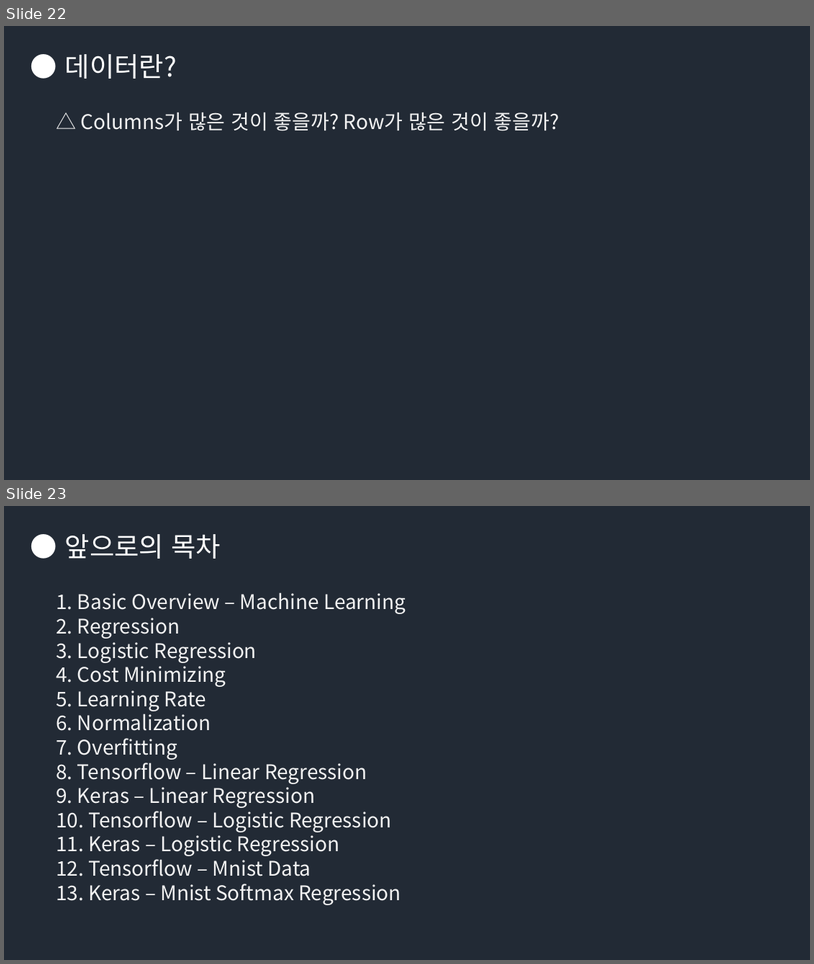
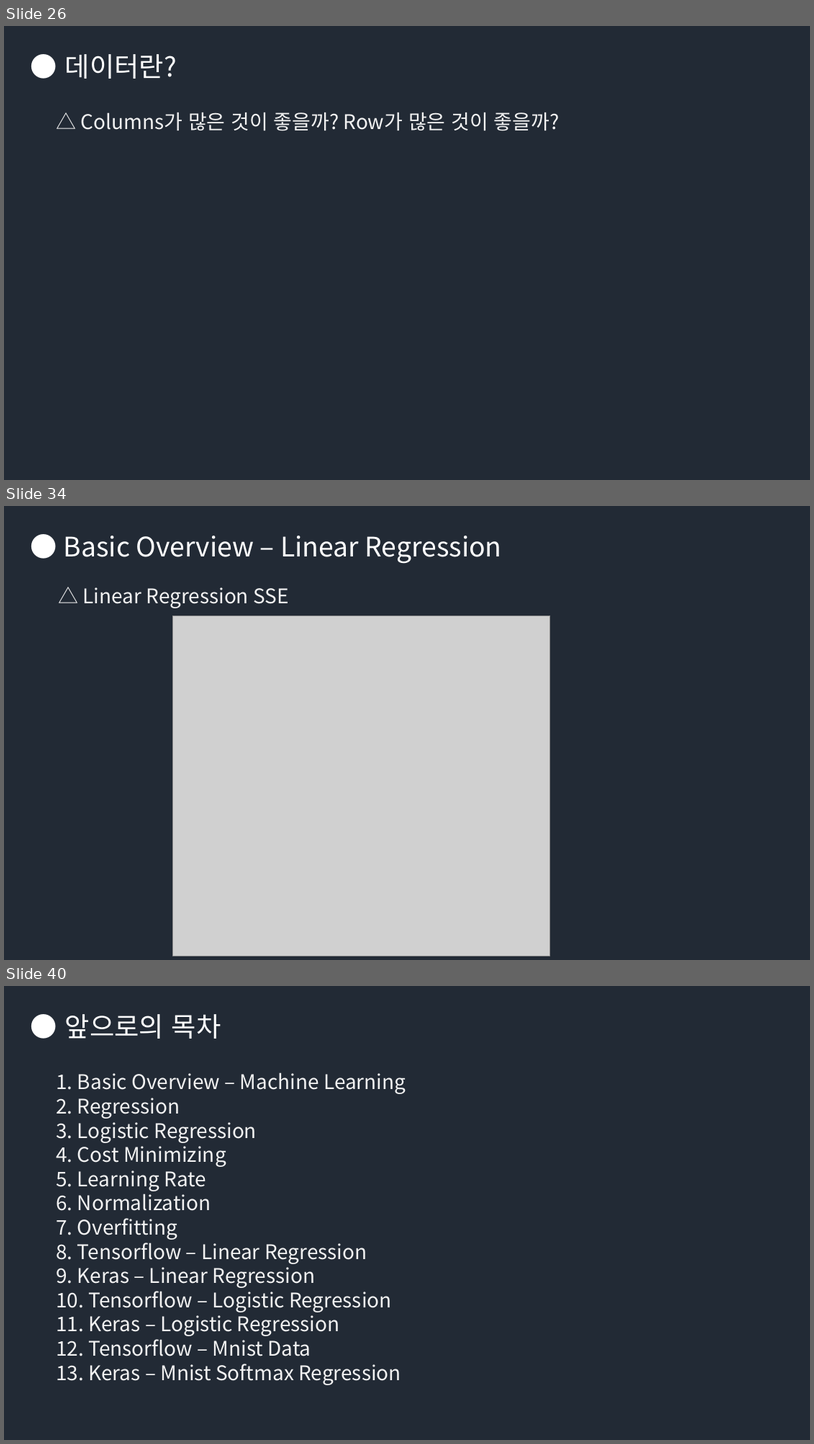
Before and after one commit to Groot-Space/Groot-space.github.io, a slide deck: assets/images/AI/데이터분석, 머신러닝, 딥러닝, AI.pptx. Shown one above the other, each under a label of ours: slides 22 and 23 before the commit, slides 26, 34 and 40 after it; the slides between them are not shown. The pictures are 814x964 and 814x1444 pixels, drawn with LibreOffice and Linux fonts; fonts in the diff are those of the drawing; grey boxes stand for pictures. Boxes give left, top, right and bottom in pixels: in the first picture for what was removed or moved away, otherwise in the second. Text is boxed around its words. In the diff, an @@ line names an element or a change of style, - is before the commit and + after.

```diff
--- a/assets/images/AI/데이터분석, 머신러닝, 딥러닝, AI.pptx
+++ b/assets/images/AI/데이터분석, 머신러닝, 딥러닝, AI.pptx
@@ slide 34 added at bbox=[4, 506, 810, 960], background #222A35 @@
@@ text added at bbox=[64, 536, 502, 564], 32 pt, text #FFFFFF @@
+● Basic Overview – Linear Regression
@@ text added at bbox=[83, 587, 288, 608], 24 pt, text #F2F2F2 @@
+△ Linear Regression SSE
@@ picture added at bbox=[172, 615, 551, 955] @@
@@ what was slide 22 is now slide 26 @@
@@ what was slide 23 is now slide 40 @@
```
Also in this commit, not shown: 3 slides changed, 16 other slides added.
